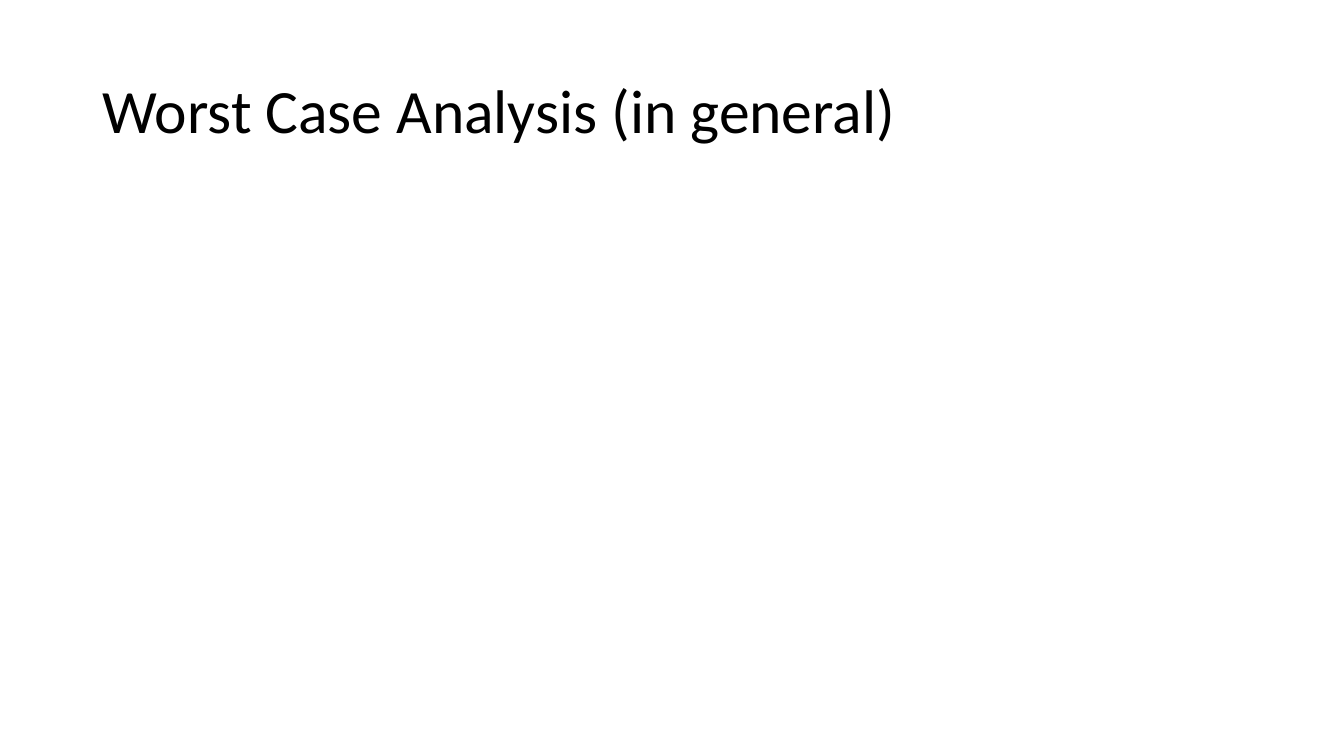
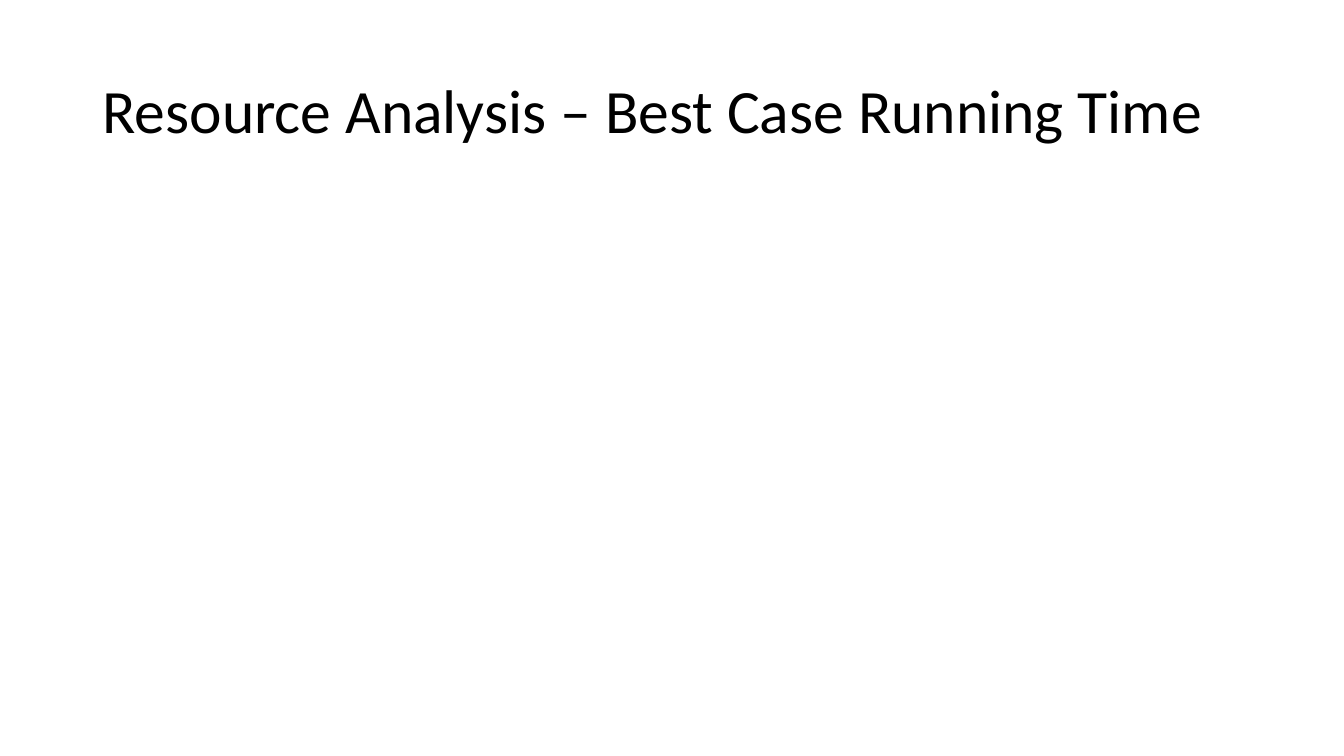
Before and after one commit to natebrunelle/cse332, a slide deck: slide 19 of markdown/files/slides/lecture2_analysis1.pptx (slide 17 before the commit). Drawn at 1344x756 pixels with LibreOffice and Linux fonts; fonts in the diff are those of the drawing; grey boxes stand for pictures. Boxes give left, top, right and bottom in pixels: in the first picture for what was removed or moved away, otherwise in the second. Text is boxed around its words. In the diff, an @@ line names an element or a change of style, - is before the commit and + after.

```diff
--- a/markdown/files/slides/lecture2_analysis1.pptx
+++ b/markdown/files/slides/lecture2_analysis1.pptx
@@ title at (x1=102, y1=90, x2=1202, y2=144): text changed @@
-Worst Case Analysis (in general)
+Resource Analysis – Best Case Running Time
```
Also in this commit, not shown: 12 other slides changed, 7 slides added, 3 slides removed, 2 other files.
